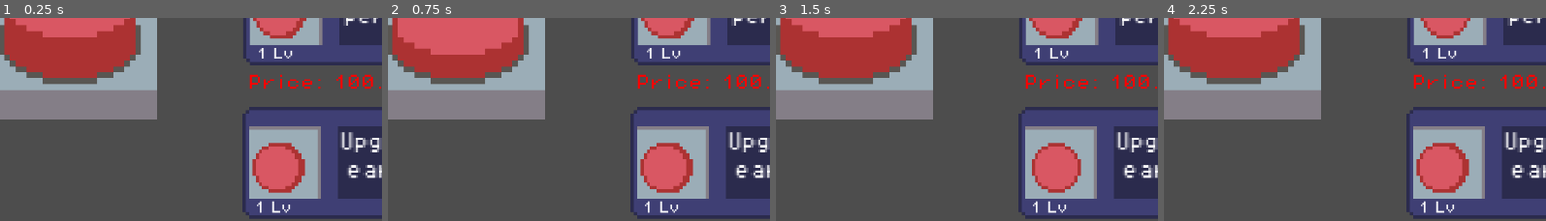
Above: before the commit, frames 1-4 (left to right).
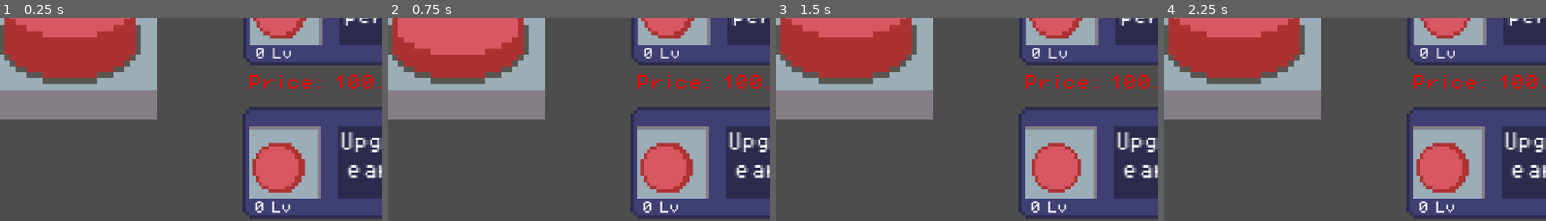
Above: after the commit, the same moments.

Repository: George101-dev/Click
Game: Godot game, scene res://main.tscn
The game is run twice, just before and just after one commit, with the same random seed, the same clock (stepped at 60 frames per second) and the same inputs.
Inputs (mouse positions are % of the whole screen's width and height, from its top left):
- Up to frame 1 (0.25 s): no input
- Up to frame 2 (0.75 s): tap Enter at 0.5 s; move the mouse to (36, 41) at 0.52 s; press the mouse at (36, 41) at 0.53 s
- Up to frame 3 (1.5 s): move the mouse to (63, 81) at 1.27 s; release the mouse at (63, 81) at 1.28 s; click (63, 81) at 1.35 s
- Up to frame 4 (2.25 s): tap Space at 2 s; move the mouse to (63, 43) at 2.02 s; press the mouse at (63, 43) at 2.03 s
The pictures show only the part of the screen within x 27-77%, y 44-94%; the shares and areas given below are measured in that part.

The runs differ from the first frame. In frame 1, 0.3% of the frame differs, in the area x 66-77%, y 14-97%; in frame 2, 0.3%; in frame 3, 0.3%; in frame 4, 0.3%.

Commit message:
Small_but_important_tweeks

Diff:
--- a/button.gd
+++ b/button.gd
@@ -1,8 +1,8 @@
 extends Area2D
 
 var coins = 0.00
-var upgradeLevelClicks = 1
-var upgradeLevelCps = 1
+var upgradeLevelClicks = 0
+var upgradeLevelCps = 0
 var upgradeCostClicks = 50.00
 var upgradeCostCps = 100.00
 var clicks = 0
@@ -73,6 +73,7 @@
 		upgradeCostClicks *= 1.15
 		$"../Label3".text = "Price: " + "%.2f" % upgradeCostClicks + " coins"
 		update_upgrade_label_clicks()
+		update_upgrade_lable_cps()
 		print('Coin gain upgraded!');
 
 #updates the label showing the price for the click and cps upgrade
@@ -103,6 +104,7 @@
 		coins += autoGenerates
 		$"../Label2".text = "%.2f" % coins
 		update_upgrade_lable_cps()
+		update_upgrade_label_clicks()
 
 
 func _on_upgrade_cps_upgrade_cps() -> void:
@@ -121,4 +123,5 @@
 		$"../Label6".text = str(upgradeLevelCps) + " Lv"
 		$Timer.start()
 		update_upgrade_lable_cps()
+		update_upgrade_label_clicks()
 		print ("CPS upgraded")
--- a/main.tscn
+++ b/main.tscn
@@ -47,7 +47,7 @@
 offset_bottom = 467.0
 theme_override_fonts/font = ExtResource("2_0xm2m")
 theme_override_font_sizes/font_size = 12
-text = "1 Lv"
+text = "0 Lv"
 
 [node name="Label5" type="Label" parent="."]
 offset_left = 663.0
@@ -58,10 +58,10 @@
 text = "Price: 100.00 coins"
 
 [node name="Label6" type="Label" parent="."]
-offset_left = 671.0
+offset_left = 670.0
 offset_top = 295.0
-offset_right = 721.0
+offset_right = 720.0
 offset_bottom = 314.0
 theme_override_fonts/font = ExtResource("2_0xm2m")
 theme_override_font_sizes/font_size = 12
-text = "1 Lv"
+text = "0 Lv"
